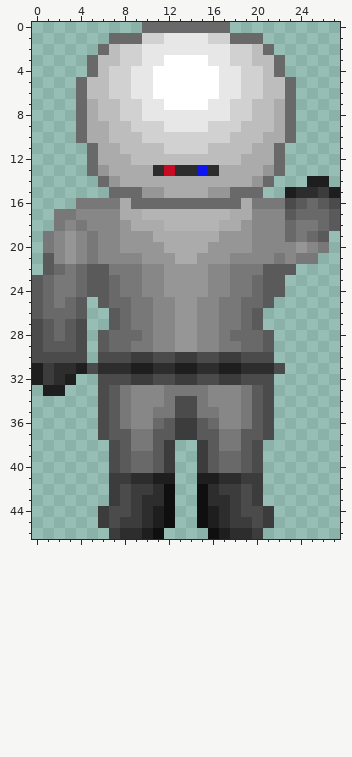
A pixel-art sprite gets an edit: graphics/character/down_collect/4.png. Above: the version before the commit.
The file is 28x47 pixels. Colours within 5 levels of each other are drawn and written as one.
And afterwards:
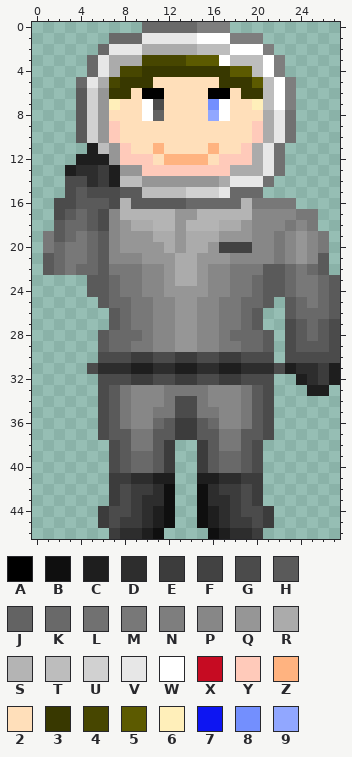
Palette (. is transparent): A #000000  B #0f0f0f  C #1e1e1e  D #2d2d2d  E #3c3c3c  F #424242  G #4b4b4b  H #5a5a5a  J #636363  K #696969  L #717171  M #787878  N #7e7e7e  P #878787  Q #969696  R #ababab  S #b4b4b4  T #bdbdbd  U #d1d1d1  V #e7e7e7  W #ffffff  X #c60b22  Y #ffcaba  Z #ffb380  2 #ffdfba  3 #383800  4 #474600  5 #5c5a00  6 #ffefba  7 #0d15f2  8 #738ffe  9 #91a7ff
Diff:
y 0: x 15..17 KKK -> NNN
y 1: x 10..11 UU -> VV; x 15..20 VUUKKK -> WWWNNN
y 2: x 7..21 TUUVVVVVVVVUUTK -> VVVRRRRRTTTWWWN
y 3: x 6..19 TTUUVVWWWWVVUU -> VRRR4444555WTT; x 21..22 TK -> WN
y 4: x 6..22 TUUVVWWWWWWVVUUTK -> VR443333333355TWN
y 5: x 5..20 TTUUVVWWWWWWVVUU -> VR43332222223335; x 22..23 TK -> WN
y 6: x 4..20 KTTUUVVWWWWWWVVUU -> HUQ332AA2222AA233; x 22..23 TK -> WN
y 7: x 4..20 KRTTUUVVWWWWVVUUT -> HUQ622WG22228W226; x 22..23 RK -> WN
y 8: x 4..23 KRTTUUVVVVVVVVUUTTRK -> HUQ222WJ22229W222RVL
y 9: x 4..23 KRRTTUUUVVVVUUUTTTRK -> HUQY222222222222YRVL
y 10: x 4..20 KRRTTTUUUUUUUUTTT -> HUQY222222222222Y; x 22..23 RK -> VL
y 11: x 5..19 KRRTTTTUUUUTTTT -> CTQY22Z2222Z22Y; x 21..22 RK -> VL
y 12: x 4..19 .KRRRTTTTTTTTTTR -> CCCQYYY2ZZZZ2YYY; x 21..22 RK -> VL
y 13: x 3..17 ..KQRRRRDXDD7DR -> CDDECQQYYYYYYYY; x 21..22 QK -> VL
y 14: x 3..16 ...KQRRRRRRRRR -> GGDECTTQQQQQQQ; x 18..21 RRQK -> VVVL; x 25..26 CC -> ..
y 15: x 3..17 ....KKKQQRRRRQQ -> GHGGGHHTTTTUUUV; x 23..27 CDDEC -> .....
y 16: x 2..13 ..MMMMRKKKKK -> GGHHHGSHHHHH; x 19 R -> S; x 23..27 GHKHG -> M....
y 17: x 2..6 MMPPP -> GHKHG; x 8..9 RR -> SS; x 13..14 SS -> QQ; x 18..19 RR -> SS; x 23..27 HKKKH -> PMM..
y 18: x 2..6 MPMPP -> HKKHG; x 11 R -> S; x 13 S -> Q; x 23..24 KM -> MP; x 26..27 KH -> ..
y 19: x 2..6 PQPMP -> HKMKH; x 13 R -> Q; x 22..26 PKMKH -> MPQPM
y 20: x 2..6 PQPMP -> KMMKH; x 13 R -> Q; x 17..19 QQQ -> FFF; x 22 P -> M
y 21: x 2..6 PQPMP -> KMMKH; x 24..26 MM. -> QPH
y 22: x 5 H -> K; x 13..14 QQ -> RR; x 23..26 H... -> KMKH
y 23: x 0..4 HKMMK -> .....; x 13..14 QQ -> RR; x 23..27 ..... -> KMMKH
y 24: x 0..4 HKMMK -> .....; x 23..27 ..... -> KMMKH
y 25: x 0..4 HKMKH -> .....; x 23..27 ..... -> HKMKH
y 26: x 0..4 HKKKH -> .....; x 23..27 ..... -> HKKKH
y 27..28: x 0..4 GHKHG -> .....; x 23..27 ..... -> GHKHG
y 29: x 0..4 GHHHG -> .....; x 23..27 ..... -> GHHHG
y 30: x 0..4 GGGGG -> .....; x 23..27 ..... -> GGGGG
y 31: x 0..4 CEDDC -> .....; x 23..27 ..... -> CDDEC
y 32: x 0..3 CEDC -> ....; x 24..27 .... -> CDEC
y 33: x 1..2 CC -> ..; x 25..26 .. -> CC
Where, in picture pixels (left, top, right, bottom), the same in both pictures:
changed: (32, 22, 340, 396)
